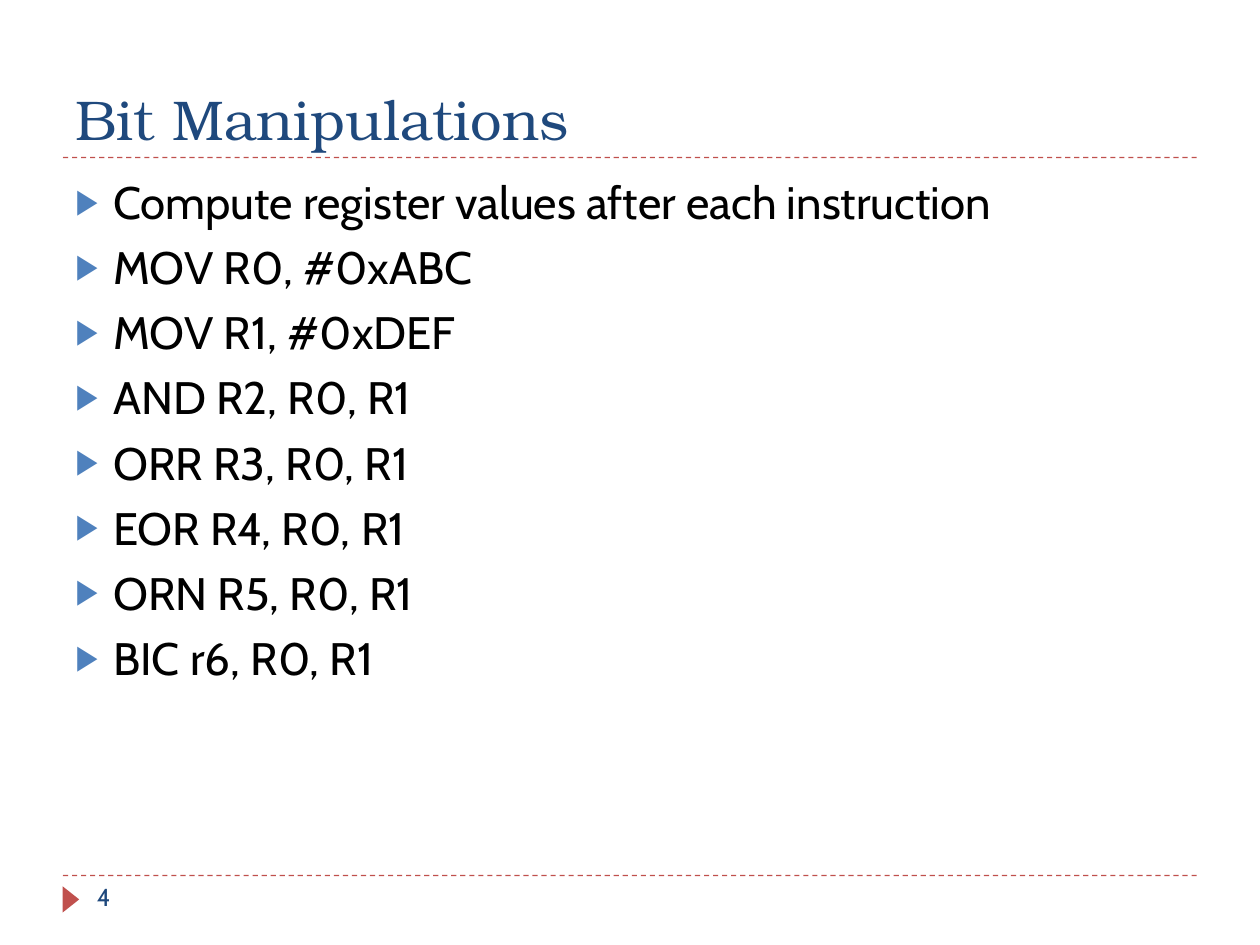
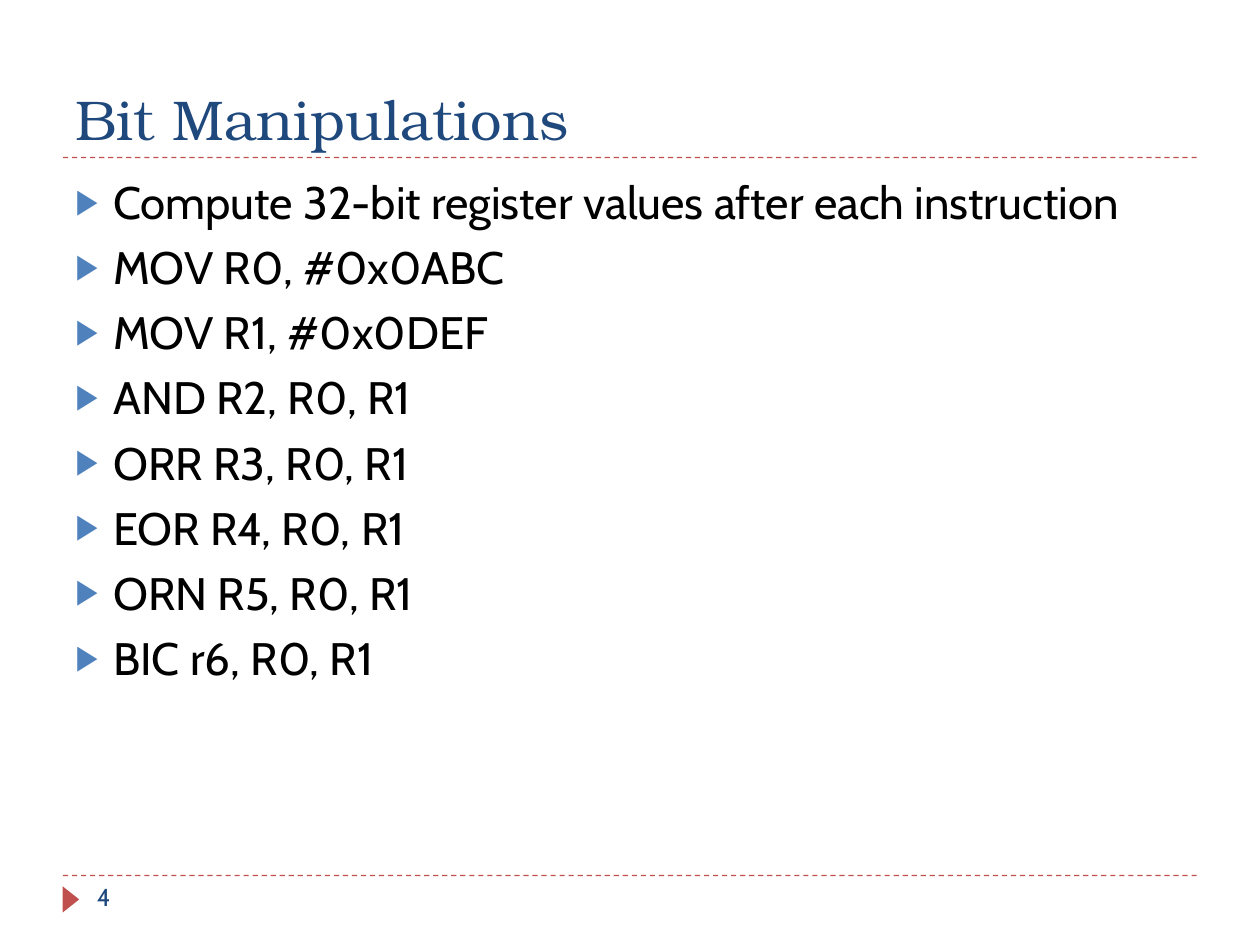
Before and after one commit to guhofstra/CSC111Fa25, a slide deck: slide 4 of PPTs/Ch4_ARM_Arithmetic_Logic_Exercises_ANS.pptx. Drawn at 1260x945 pixels with LibreOffice and Linux fonts; fonts in the diff are those of the drawing. Boxes give left, top, right and bottom in pixels: in the first picture for what was removed or moved away, otherwise in the second. Text is boxed around its words. In the diff, an @@ line names an element or a change of style, - is before the commit and + after.

```diff
--- a/PPTs/Ch4_ARM_Arithmetic_Logic_Exercises_ANS.pptx
+++ b/PPTs/Ch4_ARM_Arithmetic_Logic_Exercises_ANS.pptx
@@ text at (x1=113, y1=185, x2=1119, y2=354): text changed @@
-▶ Compute register values after each instruction
-▶ MOV R0, #0xABC
-▶ MOV R1, #0xDEF
+▶ Compute 32-bit register values after each instruction
+▶ MOV R0, #0x0ABC
+▶ MOV R1, #0x0DEF
```
Also in this commit, not shown: 13 other slides changed, 2 slides added, 6 other files.
